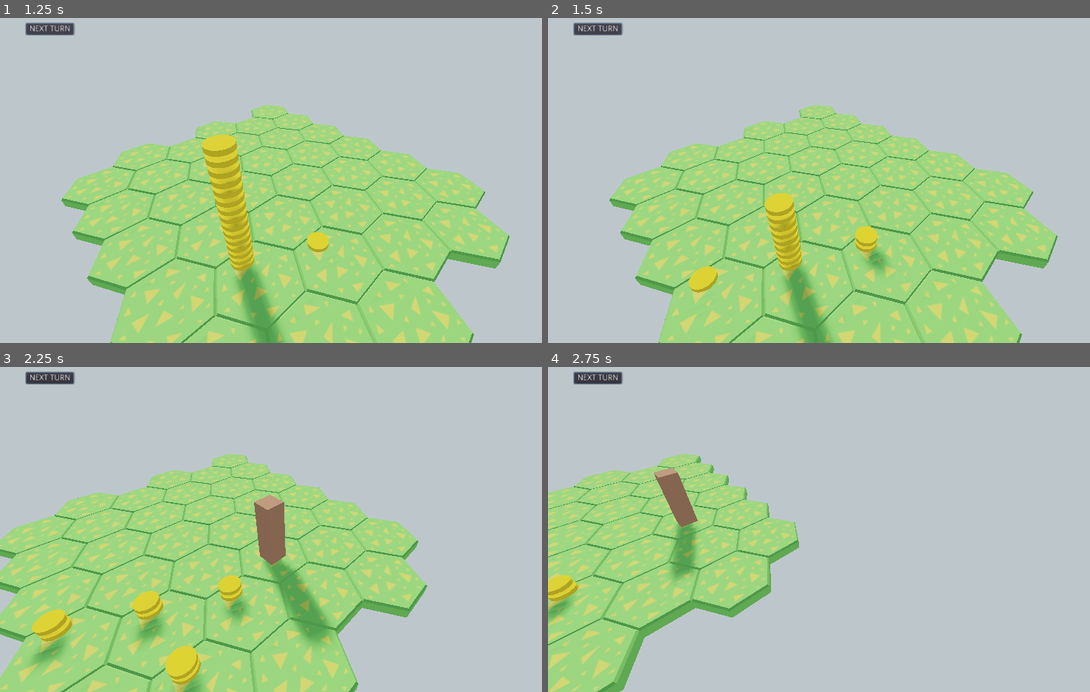
Above: before the commit, frames 1-4 (two rows, left to right).
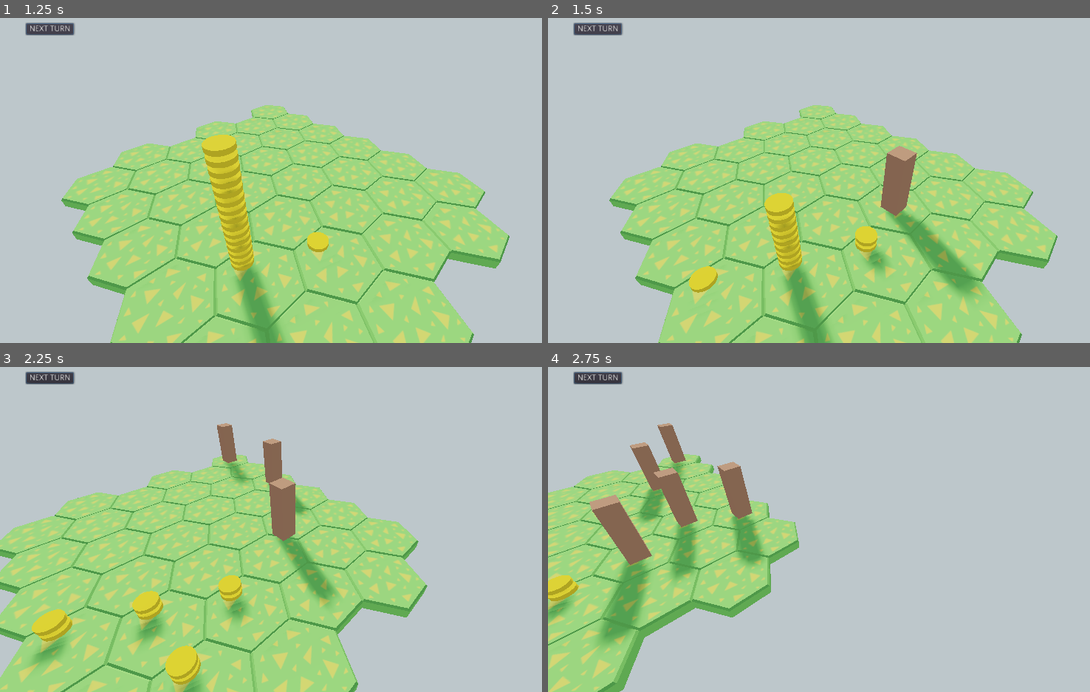
Above: after the commit, the same moments.

Repository: BVenturaDev/UMM
Game: Godot game, scene res://scenes/levels/main_level.tscn
Same seed, same stepped clock (60 frames per second), same inputs: the game is played once before the commit and once after it.
Inputs (mouse positions are in pixels of both pictures, inside the frame that each line leads up to):
- Up to frame 1 (1.25 s): click "NEXT TURN" at 0.5 s
- Up to frame 2 (1.5 s): click "NEXT TURN" at 1.25 s
- Up to frame 3 (2.25 s): tap Enter (ui_accept) at 2 s; move the mouse to (422, 503) at 2.02 s; hold Right (ui_right) from 2.03 s (still down); click (422, 503) at 2.17 s
- Up to frame 4 (2.75 s): keep holding Right (ui_right); tap Enter (ui_accept) at 2.27 s

Frame 1 is identical in both runs. In frame 2, 2.3% of the frame differs, in the area x 61-80%, y 39-86%; in frame 3, 4.3%; in frame 4, 4.8%, in the area x 7-40%, y 17-86%.

Commit message:
Improve the critter The critter now can die of old age The critter now can enter in eat state The nature turn can know how many critter are alives

Diff:
--- a/scenes/entities/critter.tscn
+++ b/scenes/entities/critter.tscn
@@ -7,14 +7,17 @@
 [ext_resource path="res://src/states/critter/wander.gd" type="Script" id=5]
 [ext_resource path="res://src/states/critter/begin_turn.gd" type="Script" id=6]
 [ext_resource path="res://src/states/critter/eat.gd" type="Script" id=7]
+[ext_resource path="res://scenes/entities/die.gd" type="Script" id=8]
 
 [sub_resource type="BoxShape" id=1]
 extents = Vector3( 0.25, 1, 0.25 )
 
 [sub_resource type="SpatialMaterial" id=2]
+resource_local_to_scene = true
 albedo_color = Color( 0.698039, 0.478431, 0.345098, 1 )
 
 [sub_resource type="CubeMesh" id=3]
+resource_local_to_scene = true
 material = SubResource( 2 )
 size = Vector3( 0.5, 2, 0.5 )
 
@@ -24,6 +27,8 @@
 script = ExtResource( 1 )
 tween = NodePath("Tween")
 state_machine = NodePath("state_machine")
+mesh_instance = NodePath("Area/MeshInstance")
+max_age = 12
 
 [node name="state_machine" type="Node" parent="."]
 script = ExtResource( 2 )
@@ -34,7 +39,7 @@
 [node name="wander" type="Node" parent="state_machine"]
 script = ExtResource( 5 )
 
-[node name="attracted_to_poison" type="Node" parent="state_machine"]
+[node name="move_to_shroom" type="Node" parent="state_machine"]
 script = ExtResource( 3 )
 
 [node name="eat" type="Node" parent="state_machine"]
@@ -42,6 +47,9 @@
 
 [node name="end_turn" type="Node" parent="state_machine"]
 script = ExtResource( 4 )
+
+[node name="die" type="Node" parent="state_machine"]
+script = ExtResource( 8 )
 
 [node name="Tween" type="Tween" parent="."]
 
--- /dev/null
+++ b/scenes/entities/die.gd
@@ -0,0 +1,14 @@
+extends Node
+
+var state_machine: StateMachine
+var critter: Critter
+
+func enter():
+	GameSignals.emit_signal("critter_died")
+	critter.life_state = critter.LifeState.DEAD
+	critter.mesh_instance.mesh.material.albedo_color = Color.red
+
+func exit(next_state):
+	if Globals.DEBUG:
+		print("Exiting state: ", name)
+	state_machine.change_to(next_state)
--- a/scenes/levels/main_level.tscn
+++ b/scenes/levels/main_level.tscn
@@ -49,7 +49,8 @@
 
 [node name="nature_turn" type="Node" parent="state_machine"]
 script = ExtResource( 8 )
-max_critter_alive = 19
+spawn_critter_turns = 1
+max_critter_alive = 8
 
 [node name="grid" parent="." instance=ExtResource( 2 )]
 
--- a/src/entities/critter.gd
+++ b/src/entities/critter.gd
@@ -1,20 +1,31 @@
 extends Spatial
 class_name Critter
 
+enum LifeState {
+	ALIVE,
+	DEAD
+	}
+
 export(NodePath) onready var tween = get_node(tween) as Tween
 export(NodePath) onready var state_machine = get_node(state_machine) as Node
-
+export(NodePath) onready var mesh_instance = get_node(mesh_instance) as MeshInstance
+export(LifeState) var life_state = LifeState.ALIVE
+export(int) var max_age := 6
+export var age := 0
+var is_eating := false
 var current_tile: Tile setget set_current_tile
 
 func set_current_tile(new_tile: Tile) -> void:
-	if not is_instance_valid(current_tile):
+	if current_tile == null:
+		new_tile.critter = self
 		current_tile = new_tile
 		return
 	# Clean of the current tile
+	new_tile.critter = self
 	current_tile.critter = null
+	current_tile = new_tile
 	# Assign to the new tile
-	new_tile.critter = self
-	current_tile = new_tile
+	move_to_tile(current_tile)
 
 
 func _ready() -> void:
@@ -29,7 +40,6 @@
 	if posible_tiles.size() != 0:
 		var random_tile: Spatial = posible_tiles[0]
 		self.current_tile = random_tile
-		move_to_tile(random_tile)
 
 func get_tiles_whitout_entities() -> Array:
 	var tiles_whitout_entities = []
@@ -41,10 +51,10 @@
 func is_tile_movible(tile: Tile) -> bool:
 	return (
 			not is_instance_valid(tile.critter)
-			and not has_mushroom(tile)
+			and not does_tile_has_mushroom(tile)
 	)
 
-func has_mushroom(tile: Tile) -> bool:
+func does_tile_has_mushroom(tile: Tile) -> bool:
 	return is_instance_valid(tile.cur_shroom)
 
 func move_to_tile(tile) -> void:
@@ -57,3 +67,6 @@
 			global_transform.origin.z, tile.global_transform.origin.z,
 			0.3, Tween.TRANS_SINE, Tween.EASE_IN_OUT)
 	tween.start()
+
+func get_close_neighbors() -> Array:
+	return current_tile.close_neighbors
--- a/src/props/tile.gd
+++ b/src/props/tile.gd
@@ -90,7 +90,8 @@
 
 # Called when the tile was clicked
 func clicked() -> void:
-	print("Tile: (" + str(x) + ", " + str(y) + ") was clicked.")
+	if Globals.DEBUG:
+		print("Tile: (" + str(x) + ", " + str(y) + ") was clicked.")
 	if Globals.moving_tile:
 		Globals.moving_tile.try_move_food(self)
 	elif Globals.build_ui:
--- a/src/singletons/game_signals.gd
+++ b/src/singletons/game_signals.gd
@@ -10,3 +10,5 @@
 signal enter_nature_turn
 # warning-ignore:unused_signal
 signal exit_nature_turn
+# warning-ignore:unused_signal
+signal critter_died
--- a/src/states/critter/attracted_to_poison.gd
+++ b/src/states/critter/attracted_to_poison.gd
@@ -3,31 +3,20 @@
 export(bool) var DEBUG = false
 
 var state_machine
+var critter: Critter
+var target_shroom: Tile
+
 
 func enter():
-	exit("next_state")
+	if DEBUG:
+		print("Entering state: ", name)
+	move_to_target()
 
 func exit(next_state):
 	if DEBUG:
 		print("Exiting state: ", name)
 	state_machine.change_to(next_state)
 
-# Optional handler functions for game loop events
-func process(delta):
-	# Add handler code here
-	return delta
-
-func physics_process(delta):
-	return delta
-
-func input(event):
-	return event
-
-func unhandled_input(event):
-	return event
-
-func unhandled_key_input(event):
-	return event
-
-func notification(what, flag = false):
-	return [what, flag]
+func move_to_target() -> void:
+	# Not Implemented yed
+	exit("wander")
--- a/src/states/critter/begin_turn.gd
+++ b/src/states/critter/begin_turn.gd
@@ -6,7 +6,7 @@
 var critter: Critter
 
 func enter() -> void:
-	yield(GameSignals,"enter_nature_turn")
+	yield(GameSignals, "enter_nature_turn")
 	exit(decide_what_do())
 
 
@@ -17,13 +17,30 @@
 
 
 func decide_what_do() -> String:
+	if is_mushroom_close() or critter.is_eating:
+		return "eat"
+	if is_there_shroom_in_area():
+		return "move_to_shroom"
 	if is_some_nearby_tile_allows_movement():
 		return "wander"
 	return "end_turn"
 
+func is_mushroom_close():
+	for neighbor in critter.get_close_neighbors():
+		if critter.does_tile_has_mushroom(neighbor):
+			return true
+	return false
+
+
+func is_there_shroom_in_area() -> bool:
+	for neighbor in critter.current_tile.region_neighbors:
+		if critter.does_tile_has_mushroom(neighbor):
+			return true
+	return false
+
 
 func is_some_nearby_tile_allows_movement() -> bool:
-	for neighbor in critter.current_tile.close_neighbors:
+	for neighbor in critter.get_close_neighbors():
 		if not is_instance_valid(neighbor.critter):
 			return true
 	return false
--- a/src/states/critter/eat.gd
+++ b/src/states/critter/eat.gd
@@ -2,31 +2,18 @@
 
 export(bool) var DEBUG = false
 var state_machine
+var critter: Critter
+
 
 func enter():
-	exit("next_state")
+	if DEBUG:
+		print("Entering state", name)
+	# Do action eat?
+	critter.mesh_instance.mesh.material.albedo_color = Color.darkgoldenrod
+	critter.is_eating = true
+	exit("end_turn")
 
 func exit(next_state):
 	if DEBUG:
 		print("Exiting state: ", name)
 	state_machine.change_to(next_state)
-
-# Optional handler functions for game loop events
-func process(delta):
-	# Add handler code here
-	return delta
-
-func physics_process(delta):
-	return delta
-
-func input(event):
-	return event
-
-func unhandled_input(event):
-	return event
-
-func unhandled_key_input(event):
-	return event
-
-func notification(what, flag = false):
-	return [what, flag]
--- a/src/states/critter/end_turn.gd
+++ b/src/states/critter/end_turn.gd
@@ -2,9 +2,14 @@
 
 export(bool) var DEBUG = false
 var state_machine
+var critter: Critter
 
 func enter():
-	exit("begin_turn")
+	critter.age += 1
+	if critter.age == critter.max_age:
+		exit("die")
+	else:
+		exit("begin_turn")
 
 func exit(next_state):
 	if DEBUG:
--- a/src/states/critter/wander.gd
+++ b/src/states/critter/wander.gd
@@ -14,23 +14,3 @@
 	if DEBUG:
 		print("Exiting state: ", name)
 	state_machine.change_to(next_state)
-
-# Optional handler functions for game loop events
-func process(delta):
-	# Add handler code here
-	return delta
-
-func physics_process(delta):
-	return delta
-
-func input(event):
-	return event
-
-func unhandled_input(event):
-	return event
-
-func unhandled_key_input(event):
-	return event
-
-func notification(what, flag = false):
-	return [what, flag]
--- a/src/states/game/nature_turn.gd
+++ b/src/states/game/nature_turn.gd
@@ -6,6 +6,11 @@
 export(int, 1, 100) var max_critter_alive := 3
 var critters_alive := 0
 var turns_from_last_critter_spawn := 0
+
+func _ready() -> void:
+		# warning-ignore:return_value_discarded
+	GameSignals.connect("critter_died", self, "_died_a_critter")
+
 
 func enter():
 	assert(GameSignals.connect("next_turn", self, "_next_turn") == 0)
@@ -51,3 +56,6 @@
 		turns_from_last_critter_spawn = 0
 		critters_alive += 1
 	turns_from_last_critter_spawn += 1
+
+func _died_a_critter() -> void:
+	critters_alive -= 1
Not shown: 1 places in scenes/entities/critter.tscn that only renumber resources
